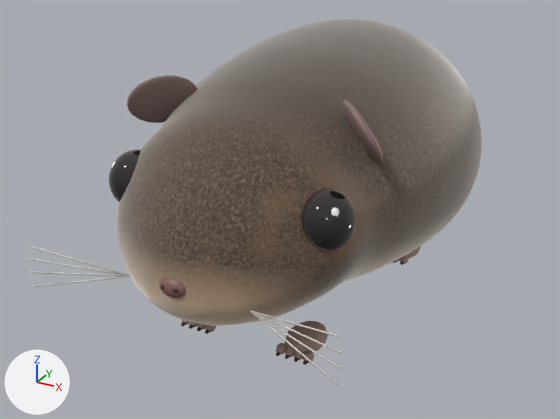
The glTF model site-theme/javascripts/guinea-run/models/guinea-pig.glb: old version first, new version second.
Both versions are drawn from a camera (50 mm lens) standing at (1.059, -2.142, 1.325) and looking at (-0.032, -0.157, 0.332). Lighting does not change. The marker at lower left points along +X, +Y and +Z. The older version comes first. Vertices at exactly the same position are counted once.

The first picture shows 'Body', 'EarL', 'EarR', 'EyeL', 'EyeR', 'FootFL', 'Nose', 'Whisker.007' and 15 more.
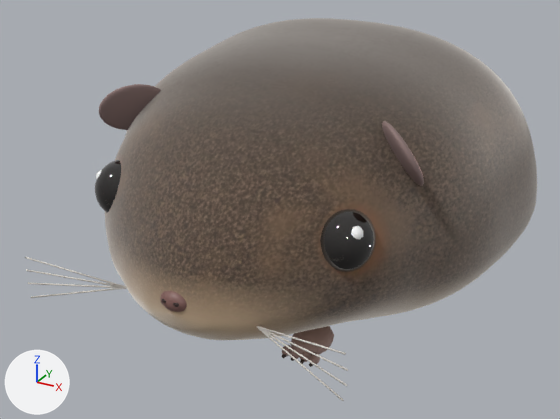
Pixel boxes [x1, y1, x2, y2] of what changed, in the pictures (560 x 419 px):
'Body', reshaped (18% wider): before [117, 19, 482, 326]; after [105, 18, 537, 340]
'EyeR', moved: before [302, 188, 357, 252]; after [320, 209, 376, 272]
'EarL', moved: before [127, 75, 197, 123]; after [99, 84, 161, 130]
'EyeL', moved: before [109, 149, 141, 202]; after [95, 160, 121, 213]
'FootFL', moved: before [285, 321, 328, 353]; after [291, 326, 334, 355]
'Nose', moved: before [159, 277, 186, 298]; after [160, 291, 187, 312]
'Whisker.007', moved: before [28, 245, 131, 276]; after [25, 257, 127, 288]

The change in detail:
me_sphere is used by ob_body; location (0.0, 0.0, 0.0).
me_sphere had 3010 vertices, 6016 faces and spanned x -0.494..0.494, y -0.785..0.62, z 0.124..0.86.
me_sphere now has 3010 vertices, 6016 faces and spans x -0.678..0.678, y -0.785..0.57, z 0.056..0.864.
me_sphere part 1: 3010 of 3010 vertices moved; they spanned x -0.494..0.494, y -0.785..0.62, z 0.124..0.86 and now span x -0.678..0.678, y -0.785..0.57, z 0.056..0.864; mean shift (0.0, -0.025, -0.04).
me_sphere_009 is used by ob_earl; location (0.0, 0.0, 0.0).
me_sphere_009 had 222 vertices, 440 faces and spanned x -0.395..-0.244, y -0.442..-0.258, z 0.617..0.783.
me_sphere_009 now has 222 vertices, 440 faces and spans x -0.506..-0.355, y -0.442..-0.258, z 0.577..0.743.
me_sphere_009 part 2: the whole mesh is moved by (-0.111, 0.0, -0.04).
me_sphere_004 is used by ob_eyel; location (0.0, 0.0, 0.0).
me_sphere_004 had 314 vertices, 624 faces and spanned x -0.376..-0.226, y -0.605..-0.435, z 0.426..0.596.
me_sphere_004 now has 314 vertices, 624 faces and spans x -0.432..-0.282, y -0.605..-0.435, z 0.386..0.556.
me_sphere_004 part 3: the whole mesh is moved by (-0.056, 0.0, -0.04).
me_sphere_001 is used by ob_eyer; location (0.0, 0.0, 0.0).
me_sphere_001 had 314 vertices, 624 faces and spanned x 0.226..0.376, y -0.605..-0.435, z 0.426..0.596.
me_sphere_001 now has 314 vertices, 624 faces and spans x 0.282..0.432, y -0.605..-0.435, z 0.386..0.556.
me_sphere_001 part 4: the whole mesh is moved by (0.056, 0.0, -0.04).
me_sphere_014 is used by ob_footfl; location (0.0, 0.0, 0.0).
me_sphere_014 had 100 vertices, 196 faces and spanned x 0.112..0.228, y -0.445..-0.275, z -0.002..0.066.
me_sphere_014 now has 100 vertices, 196 faces and spans x 0.132..0.248, y -0.445..-0.275, z -0.002..0.066.
me_sphere_014 part 5: the whole mesh is moved by (0.02, 0.0, 0.0).
me_sphere_011 is used by ob_nose; location (0.0, 0.0, 0.0).
me_sphere_011 had 100 vertices, 196 faces and spanned x -0.0439..0.0439, y -0.794..-0.738, z 0.3319..0.3919.
me_sphere_011 now has 100 vertices, 196 faces and spans x -0.0439..0.0439, y -0.794..-0.738, z 0.2919..0.3519.
me_sphere_011 part 6: the whole mesh is moved by (0.0, 0.0, -0.04).
me_cylinder_010 is used by ob_whisker_007; location (0.0, 0.0, 0.0).
me_cylinder_010 had 10 vertices, 16 faces and spanned x -0.469..-0.188, y -0.8..-0.708, z 0.313..0.381.
me_cylinder_010 now has 10 vertices, 16 faces and spans x -0.486..-0.205, y -0.8..-0.708, z 0.273..0.341.
me_cylinder_010 part 7: the whole mesh is moved by (-0.017, 0.0, -0.04).
